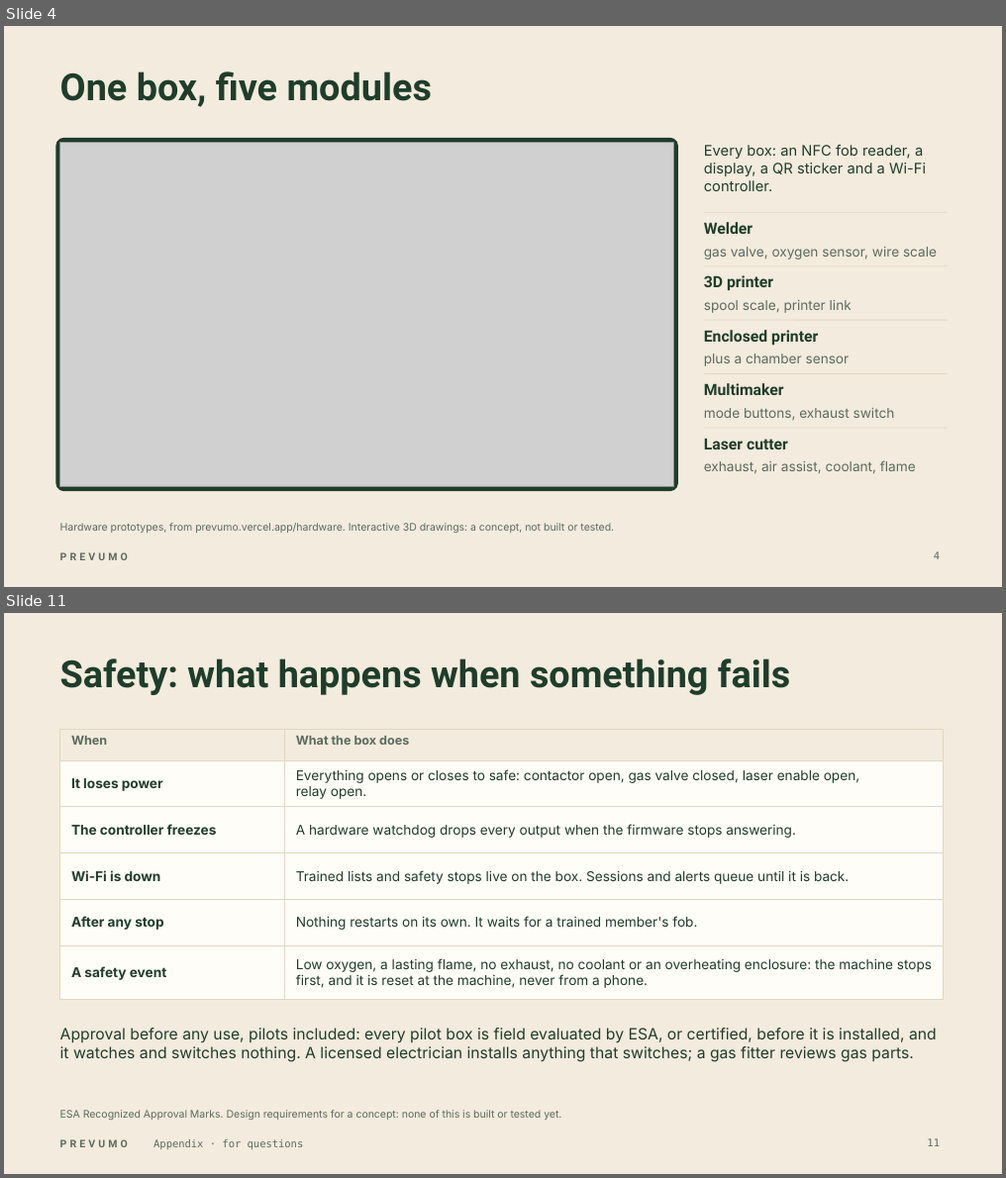
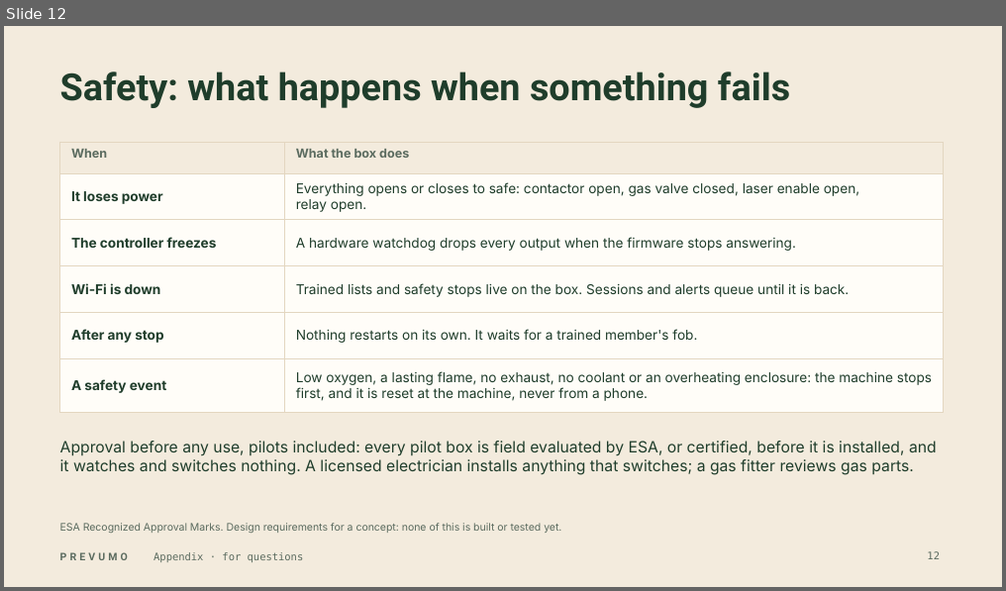
Before and after one commit to WAHB22/wahbs-world, a slide deck: prevumo/deliverables/final/PREVUMO-final.pptx. Shown one above the other, each under a label of ours: slides 4 and 11 before the commit, slide 12 after it; the slides between them are not shown. The pictures are 1006x1178 and 1006x591 pixels, drawn with LibreOffice and Linux fonts; fonts in the diff are those of the drawing; grey boxes stand for pictures. Boxes give left, top, right and bottom in pixels: in the first picture for what was removed or moved away, otherwise in the second. Text is boxed around its words. In the diff, an @@ line names an element or a change of style, - is before the commit and + after.

```diff
--- a/prevumo/deliverables/final/PREVUMO-final.pptx
+++ b/prevumo/deliverables/final/PREVUMO-final.pptx
@@ slide 4 removed at bbox=[4, 26, 1002, 587], background #F3EBDD; not listed: 1 template element that a slide beside it also shows @@
@@ title removed at bbox=[60, 72, 432, 107] @@
-One box, five modules
@@ rounded rectangle removed at bbox=[56, 138, 678, 491] @@
@@ picture removed at bbox=[60, 142, 674, 487] @@
@@ text removed at bbox=[704, 145, 926, 191] @@
-Every box: an NFC fob reader, a display, a QR sticker and a Wi-Fi controller.
@@ line removed from (704, 212) to (947, 212) @@
@@ text removed at bbox=[704, 222, 752, 234] @@
-Welder
@@ text removed at bbox=[704, 247, 937, 260] @@
-gas valve, oxygen sensor, wire scale
@@ line removed from (704, 267) to (947, 267) @@
@@ text removed at bbox=[704, 275, 773, 291] @@
-3D printer
@@ text removed at bbox=[704, 300, 851, 313] @@
-spool scale, printer link
@@ line removed from (704, 320) to (947, 320) @@
@@ text removed at bbox=[704, 330, 818, 346] @@
-Enclosed printer
@@ text removed at bbox=[704, 354, 849, 367] @@
-plus a chamber sensor
@@ line removed from (704, 374) to (947, 374) @@
@@ text removed at bbox=[704, 383, 784, 395] @@
-Multimaker
@@ text removed at bbox=[704, 408, 895, 420] @@
-mode buttons, exhaust switch
@@ line removed from (704, 428) to (947, 428) @@
@@ text removed at bbox=[704, 439, 788, 450] @@
-Laser cutter
@@ text removed at bbox=[704, 461, 916, 474] @@
-exhaust, air assist, coolant, flame
@@ text removed at bbox=[60, 523, 614, 533] @@
-Hardware prototypes, from prevumo.vercel.app/hardware. Interactive 3D drawings: a concept, not built or tested.
@@ page number removed at bbox=[934, 552, 940, 560] @@
-4
@@ what was slide 11 is now slide 12 @@
```
Also in this commit, not shown: 9 slides changed, 4 slides added, 2 other slides removed, 11 other files.
